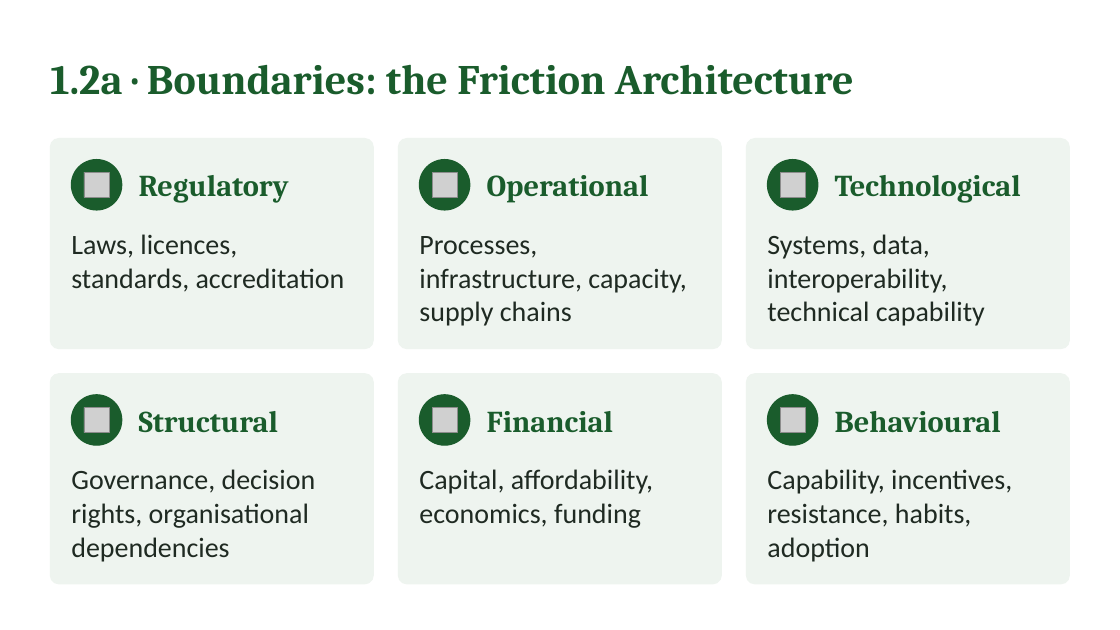
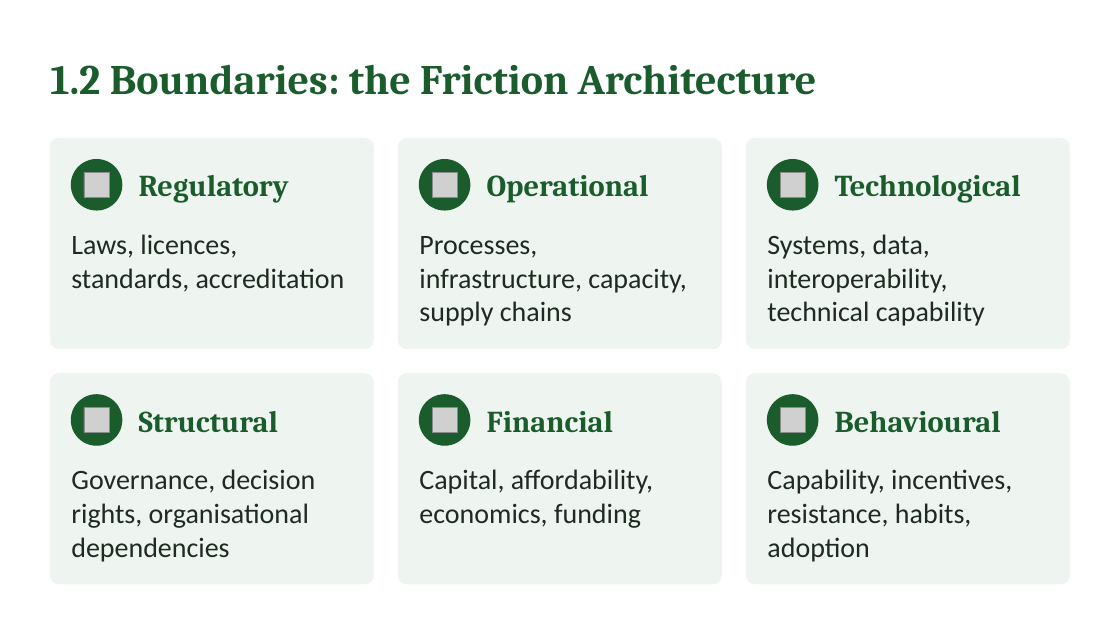
Before and after one commit to IBSL26/ibsl-platform, a slide deck: slide 8 of Unit decks/Unit 04 - Direction Integrity (ABCV-MBT).pptx (slide 9 before the commit). Drawn at 1120x630 pixels with LibreOffice and Linux fonts; fonts in the diff are those of the drawing; grey boxes stand for pictures. Boxes give left, top, right and bottom in pixels: in the first picture for what was removed or moved away, otherwise in the second. Text is boxed around its words. In the diff, an @@ line names an element or a change of style, - is before the commit and + after.

```diff
--- a/Unit decks/Unit 04 - Direction Integrity (ABCV-MBT).pptx
+++ b/Unit decks/Unit 04 - Direction Integrity (ABCV-MBT).pptx
@@ text at [50, 64, 817, 95]: text changed @@
-1.2a · Boundaries: the Friction Architecture
+1.2 Boundaries: the Friction Architecture
```
Also in this commit, not shown: 7 other slides changed, 9 slides removed, 5 other files.
